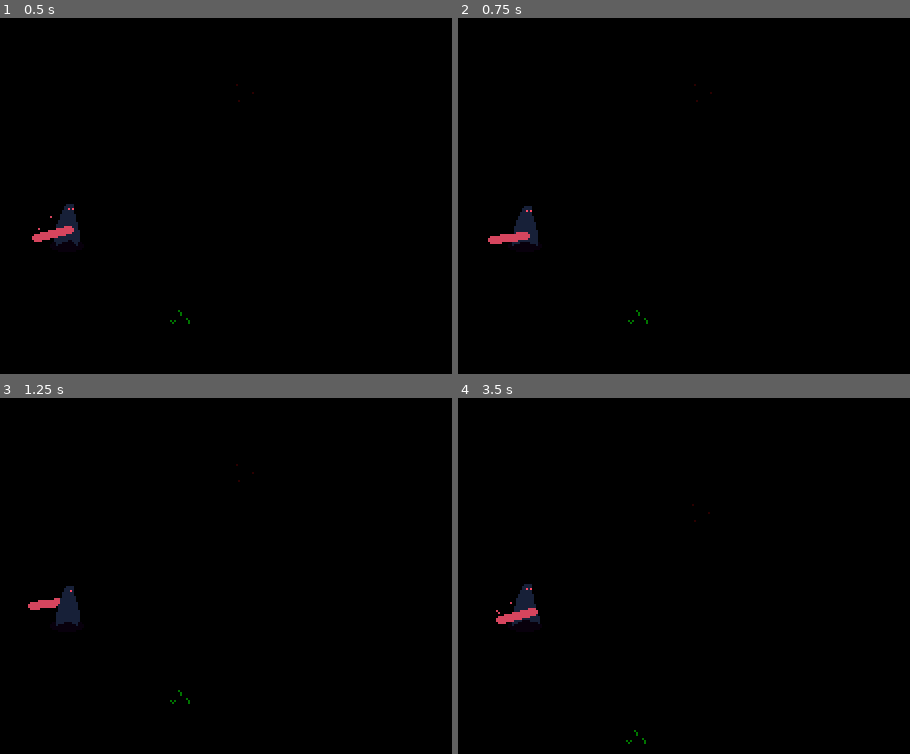
Above: before the commit, frames 1-4 (two rows, left to right).
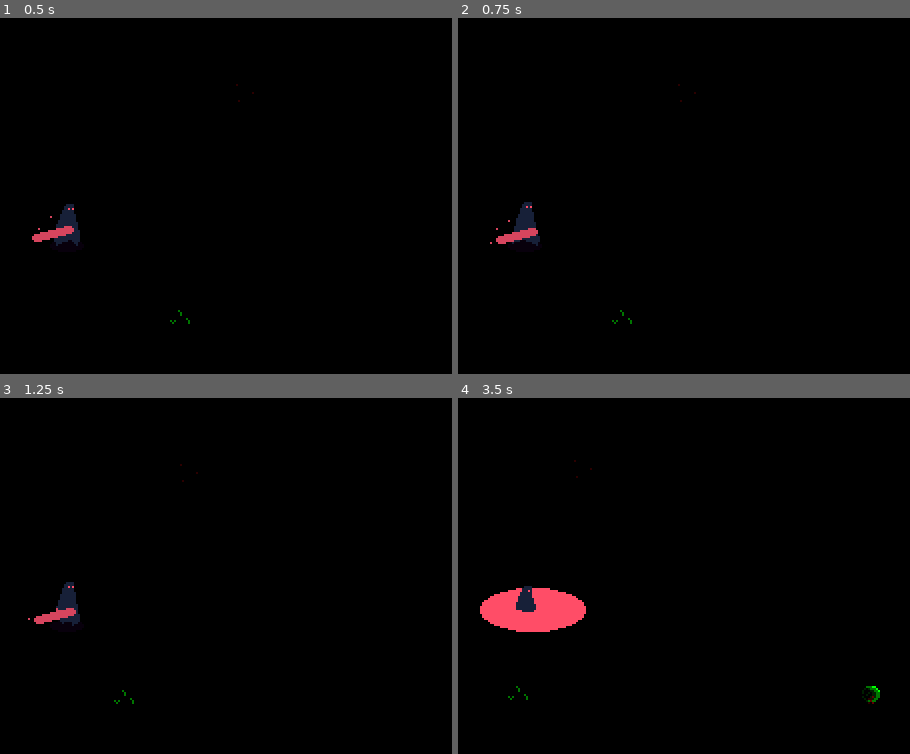
Above: after the commit, the same moments.

Repository: fefu-marquez/van-helsing
Game: Godot game, scene res://main.tscn
Same seed, same stepped clock (60 frames per second), same inputs: the game is played once before the commit and once after it.
Inputs:
- Up to frame 1 (0.5 s): no input
- Up to frame 2 (0.75 s): tap Enter at 0.5 s; hold D (right) from 0.53 s (still down); hold Ctrl (attack) from 0.53 s (still down)
- Up to frame 3 (1.25 s): keep holding D (right); keep holding Ctrl (attack)
- Up to frame 4 (3.5 s): release D (right) at 1.28 s; release Ctrl (attack) at 1.28 s; hold S (down) 1.28-2.03 s; tap Ctrl (attack) at 1.35, 2.85 s; hold D (right) 2.03-2.78 s; hold Ctrl (attack) 2.03-2.78 s; hold W (up) from 2.78 s (still down)

Frame 1 is identical in both runs. In frame 2, 0.3% of the frame differs, in the area x 6-57%, y 18-86%; in frame 3, 0.5%; in frame 4, 2.3%, in the area x 4-94%, y 17-98%.

Commit message:
chore: refactor code

Diff:
--- a/main.tscn
+++ b/main.tscn
@@ -42,11 +42,16 @@
 [node name="Main" type="Node2D"]
 
 [node name="Player" parent="." instance=ExtResource("1_ig7tw")]
+z_index = 2
 position = Vector2(192, 108)
 
 [node name="Camera2D" type="Camera2D" parent="Player"]
 
+[node name="Timer" type="Timer" parent="Player"]
+wait_time = 1.5
+
 [node name="Map" type="TileMapLayer" parent="."]
+z_index = 1
 tile_map_data = PackedByteArray("AAD8//3/AQACAAEAAAADAPn/AQABAAAAAAARAAIAAQACAAAAAAAPAPr/AQACAAEAAAD//wYAAQADAAEAAAAPAA …(352 unchanged characters)…
 tile_set = SubResource("TileSet_1bvp3")
 script = ExtResource("3_h2yge")
--- a/scripts/player.gd
+++ b/scripts/player.gd
@@ -1,38 +1,58 @@
+# DECLARATIONS
+# ----------------------------
 extends CharacterBody2D
 
-@export var speed = 40
+#  VARIABLES
+# ----------------------------
+@onready var timer: Timer = $Timer
+@export var speed: float = 40.0
+@export var atktime: float = 1.5
 
+#  PROCESSES
+# ----------------------------
 func _ready() -> void:
-	$AnimatedSprite2D.play('idle')
+	timer.wait_time = atktime
+	timer.start()
+	$AnimatedSprite2D.play("idle")
+	timer.timeout.connect(_on_timeout)
 
-func get_input() -> void:
-	if ($AnimatedSprite2D.animation == "attack"):
-		if ($AnimatedSprite2D.is_playing()):
+func _on_timeout() -> void:
+	$AnimatedSprite2D.play("attack")
+
+func _physics_process(delta: float) -> void:
+	handle_input()
+	update_animation()
+	move_and_slide()
+
+#  INPUT & MOVEMENT LOGIC
+# ----------------------------
+func handle_input() -> void:
+	var input_direction = Input.get_vector("left", "right", "up", "down")
+	velocity = input_direction.normalized() * speed
+
+	# Handle sprite facing direction
+	if input_direction.x < 0:
+		$AnimatedSprite2D.flip_h = true
+		$AnimatedSprite2D.offset.x = -32
+	elif input_direction.x > 0:
+		$AnimatedSprite2D.flip_h = false
+		$AnimatedSprite2D.offset.x = 32
+
+#  ANIMATION LOGIC
+# ----------------------------
+func update_animation() -> void:
+	var anim = $AnimatedSprite2D
+
+	# Prevent overriding attack animation
+	if anim.animation == "attack":
+		if anim.is_playing():
 			return
 		else:
-			$AnimatedSprite2D.play("idle")
-	else:
-		if (Input.is_action_pressed("attack")):
-			$AnimatedSprite2D.play("attack")
-			velocity = Vector2.ZERO
+			anim.play("idle")
 			return
 
-	var input_direction = Input.get_vector("left", "right", "up", "down")
-	velocity = input_direction.normalized() * speed
-	#$"../Map".velocity = input_direction.normalized() * speed
-
-	if (input_direction != Vector2.ZERO):
-		$AnimatedSprite2D.play('walk')
-
-		if (input_direction.x < 0):
-			$AnimatedSprite2D.flip_h = true
-			$AnimatedSprite2D.offset.x = -32
-		else:
-			$AnimatedSprite2D.flip_h = false
-			$AnimatedSprite2D.offset.x = 32
+	# Movement animations
+	if velocity.length() > 0:
+		anim.play("walk")
 	else:
-		$AnimatedSprite2D.play('idle')
-
-func _physics_process(delta: float) -> void:
-	get_input()
-	move_and_slide()
+		anim.play("idle")
